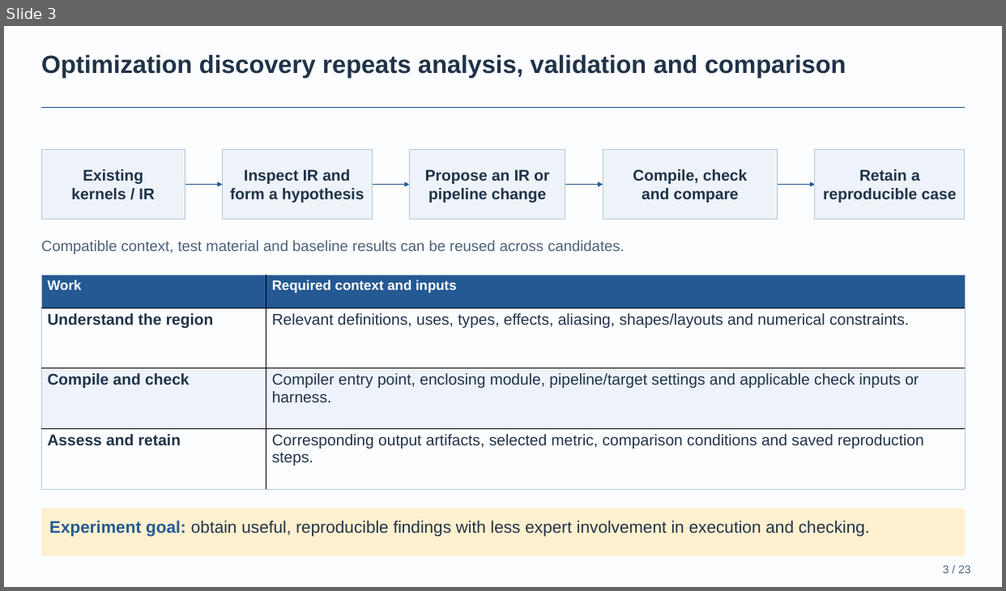
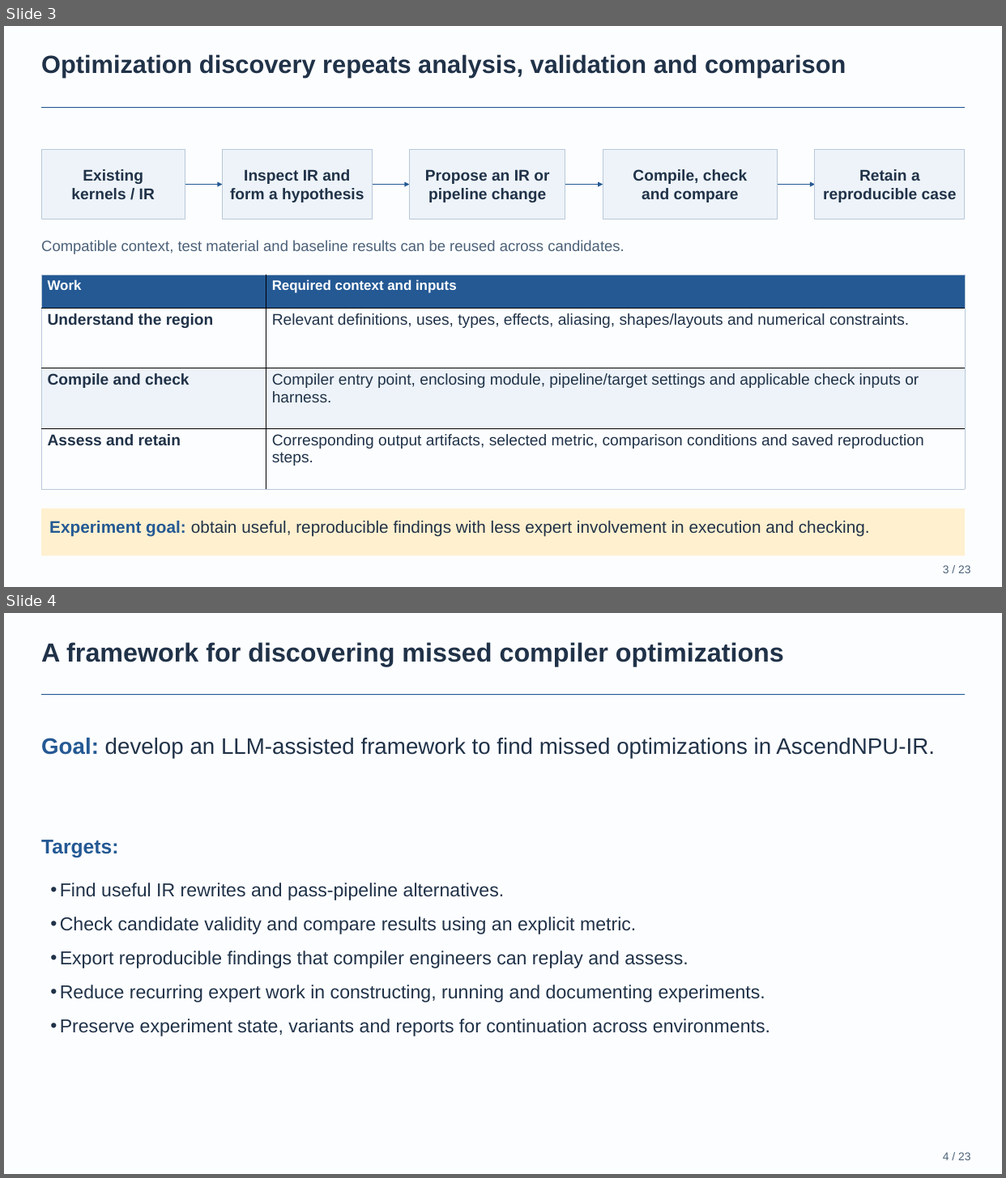
Before and after one commit to BonZirka/ascend-npu-optimization-research, a slide deck: output/ascend-optimization-pitch/ascend-optimization-technical.pptx. Shown one above the other, each under a label of ours: slide 3 before the commit, slides 3 and 4 after it. The pictures are 1006x591 and 1006x1178 pixels, drawn with LibreOffice and Linux fonts; fonts in the diff are those of the drawing. Boxes give left, top, right and bottom in pixels: in the first picture for what was removed or moved away, otherwise in the second. Text is boxed around its words. In the diff, an @@ line names an element or a change of style, - is before the commit and + after.

Commit message:
Replace slide four architecture with goal and targets
Use an inline goal statement and five native editable bullets. Leave architecture to its later slide and preserve the rest of the presentation.

```diff
--- a/output/ascend-optimization-pitch/ascend-optimization-technical.pptx
+++ b/output/ascend-optimization-pitch/ascend-optimization-technical.pptx
@@ slide 4 added at (x1=4, y1=613, x2=1002, y2=1174), background #FCFDFF @@
@@ text added at (x1=41, y1=642, x2=784, y2=666), 31.5 pt, text #203248, bold @@
+A framework for discovering missed compiler optimizations
@@ rectangle added at (x1=41, y1=694, x2=964, y2=695), fill #245994 @@
@@ text added at (x1=41, y1=738, x2=935, y2=758), 27 pt, text #203248 @@
+Goal: develop an LLM-assisted framework to find missed optimizations in AscendNPU-IR.
@@ text added at (x1=41, y1=840, x2=118, y2=858), 24 pt, text #245994, bold @@
+Targets:
@@ text added at (x1=60, y1=883, x2=770, y2=1037), 22.5 pt, text #203248 @@
+• Find useful IR rewrites and pass-pipeline alternatives.
+• Check candidate validity and compare results using an explicit metric.
+• Export reproducible findings that compiler engineers can replay and assess.
+• Reduce recurring expert work in constructing, running and documenting experiments.
+• Preserve experiment state, variants and reports for continuation across environments.
@@ text added at (x1=943, y1=1152, x2=970, y2=1161), 13.5 pt, text #4B6178 @@
+4 / 23
```
Also in this commit, not shown: 1 slide removed, 4 other files.
